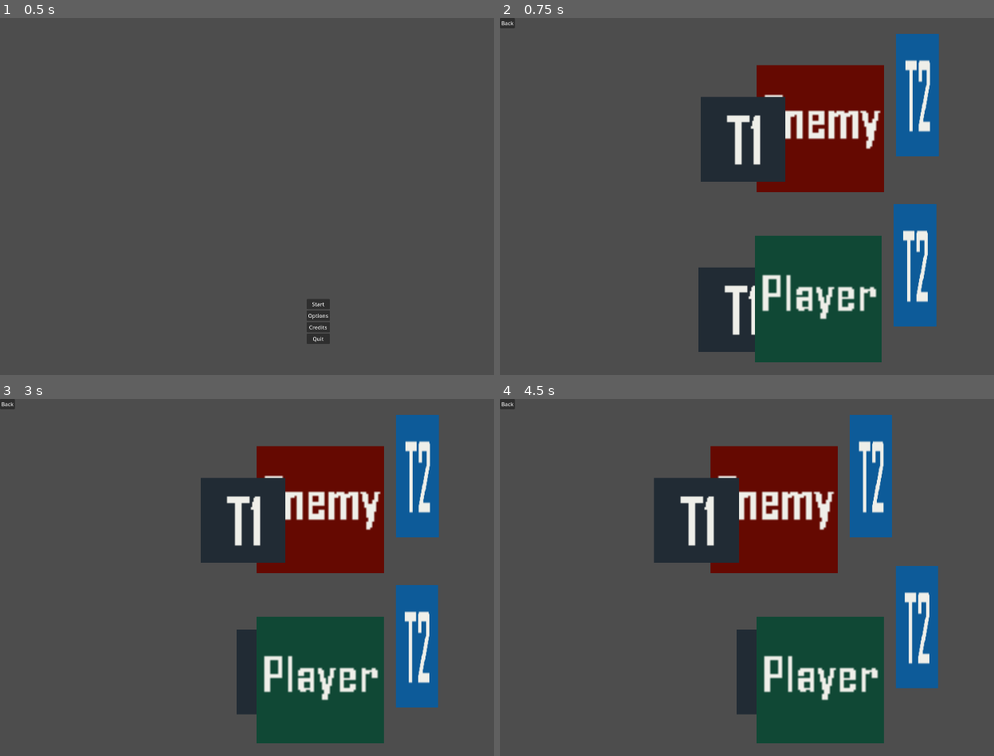
Above: before the commit, frames 1-4 (two rows, left to right).
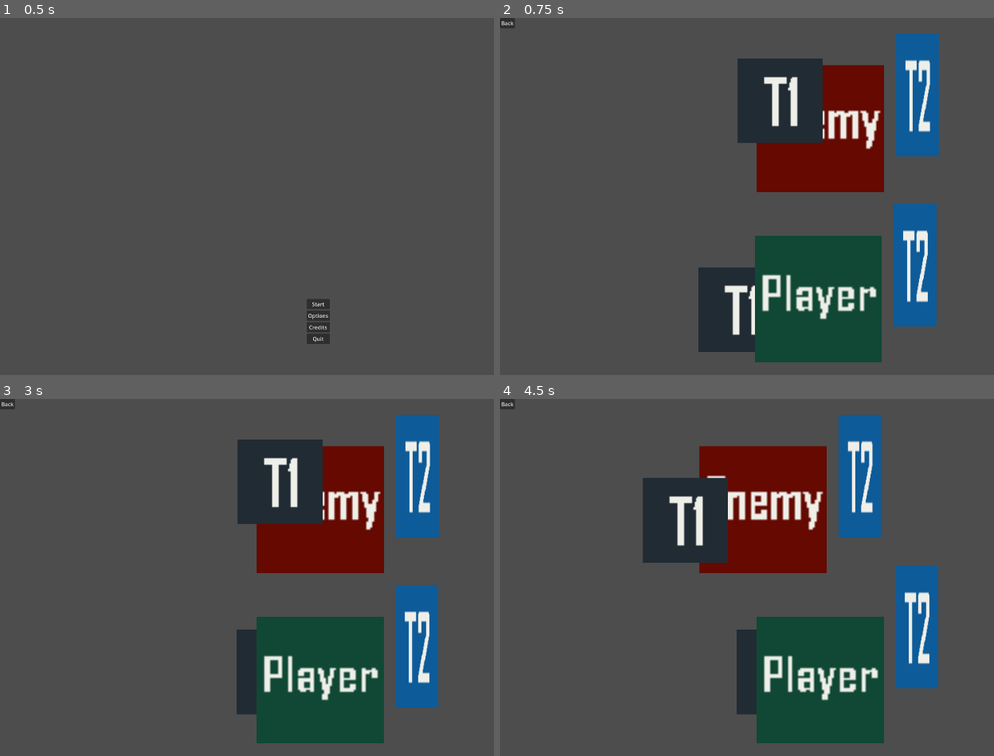
Above: after the commit, the same moments.

Repository: sentientfish/brackygamejam20251
Game: Godot game, scene res://scenes/menu.tscn
The game is run twice, just before and just after one commit, with the same random seed, the same clock (stepped at 60 frames per second) and the same inputs.
Inputs:
- Up to frame 1 (0.5 s): no input
- Up to frame 2 (0.75 s): click "Start" at 0.5 s
- Up to frame 3 (3 s): click "Back" at 1.25 s; click "Start" at 2 s; tap Enter at 2.75 s; hold D (move_right) from 2.78 s (still down); hold J (block) from 2.78 s (still down); tap K (attack) at 2.85 s
- Up to frame 4 (4.5 s): tap Space at 3.5 s; release D (move_right) at 3.53 s; release J (block) at 3.53 s; hold S (target_down) 3.53-4.28 s; tap J (block) at 3.6 s; tap K (attack) at 3.8, 4.35 s; hold D (move_right) from 4.28 s (still down); hold J (block) from 4.28 s (still down)

Frame 1 is identical in both runs. In frame 2, 6.0% of the frame differs, in the area x 40-66%, y 11-46%; in frame 3, 6.0%; in frame 4, 6.2%, in the area x 28-80%, y 4-49%.

Commit message:
fix enemy animations

Diff:
--- a/scenes/enemy.tscn
+++ b/scenes/enemy.tscn
@@ -28,69 +28,6 @@
 
 [sub_resource type="RectangleShape2D" id="RectangleShape2D_5orx6"]
 size = Vector2(192, 192)
-
-[sub_resource type="Animation" id="Animation_dmsfe"]
-resource_name = "shield_block_down"
-step = 0.25
-
-[sub_resource type="Animation" id="Animation_00n1s"]
-resource_name = "shield_block_middle"
-step = 0.25
-
-[sub_resource type="Animation" id="Animation_4cd7i"]
-resource_name = "shield_block_up"
-step = 0.25
-
-[sub_resource type="Animation" id="Animation_javw3"]
-resource_name = "sword_attack_up"
-length = 0.5
-step = 0.25
-tracks/0/type = "value"
-tracks/0/imported = false
-tracks/0/enabled = true
-tracks/0/path = NodePath("Sword/SwordAreaUp:monitoring")
-tracks/0/interp = 1
-tracks/0/loop_wrap = true
-tracks/0/keys = {
-"times": PackedFloat32Array(0, 0.25, 0.5),
-"transitions": PackedFloat32Array(1, 1, 1),
-"update": 1,
-"values": [false, true, false]
-}
-
-[sub_resource type="Animation" id="Animation_e0xkf"]
-resource_name = "sword_attack_middle"
-length = 0.5
-step = 0.25
-tracks/0/type = "value"
-tracks/0/imported = false
-tracks/0/enabled = true
-tracks/0/path = NodePath("Sword/SwordAreaMiddle:monitoring")
-tracks/0/interp = 1
-tracks/0/loop_wrap = true
-tracks/0/keys = {
-"times": PackedFloat32Array(0, 0.25, 0.5),
-"transitions": PackedFloat32Array(1, 1, 1),
-"update": 1,
-"values": [false, true, false]
-}
-
-[sub_resource type="Animation" id="Animation_fb6nt"]
-resource_name = "sword_attack_down"
-length = 0.5
-step = 0.25
-tracks/0/type = "value"
-tracks/0/imported = false
-tracks/0/enabled = true
-tracks/0/path = NodePath("Sword/SwordAreaDown:monitoring")
-tracks/0/interp = 1
-tracks/0/loop_wrap = true
-tracks/0/keys = {
-"times": PackedFloat32Array(0, 0.25, 0.5),
-"transitions": PackedFloat32Array(1, 1, 1),
-"update": 1,
-"values": [false, true, false]
-}
 
 [sub_resource type="Animation" id="Animation_i28d6"]
 length = 0.001
@@ -129,6 +66,168 @@
 "transitions": PackedFloat32Array(1),
 "update": 1,
 "values": [false]
+}
+tracks/3/type = "value"
+tracks/3/imported = false
+tracks/3/enabled = true
+tracks/3/path = NodePath("Shield/ShieldSprite:position")
+tracks/3/interp = 1
+tracks/3/loop_wrap = true
+tracks/3/keys = {
+"times": PackedFloat32Array(0),
+"transitions": PackedFloat32Array(1),
+"update": 0,
+"values": [Vector2(-117, 16)]
+}
+tracks/4/type = "value"
+tracks/4/imported = false
+tracks/4/enabled = true
+tracks/4/path = NodePath("Sword/SwordSprite:position")
+tracks/4/interp = 1
+tracks/4/loop_wrap = true
+tracks/4/keys = {
+"times": PackedFloat32Array(0),
+"transitions": PackedFloat32Array(1),
+"update": 0,
+"values": [Vector2(146, -51)]
+}
+
+[sub_resource type="Animation" id="Animation_dmsfe"]
+resource_name = "shield_block_down"
+length = 0.25
+step = 0.25
+tracks/0/type = "value"
+tracks/0/imported = false
+tracks/0/enabled = true
+tracks/0/path = NodePath("Shield/ShieldSprite:position")
+tracks/0/interp = 1
+tracks/0/loop_wrap = true
+tracks/0/keys = {
+"times": PackedFloat32Array(0, 0.25),
+"transitions": PackedFloat32Array(1, 1),
+"update": 1,
+"values": [Vector2(-117, 16), Vector2(-43, 89)]
+}
+
+[sub_resource type="Animation" id="Animation_00n1s"]
+resource_name = "shield_block_middle"
+length = 0.25
+step = 0.25
+tracks/0/type = "value"
+tracks/0/imported = false
+tracks/0/enabled = true
+tracks/0/path = NodePath("Shield/ShieldSprite:position")
+tracks/0/interp = 1
+tracks/0/loop_wrap = true
+tracks/0/keys = {
+"times": PackedFloat32Array(0, 0.25),
+"transitions": PackedFloat32Array(1, 1),
+"update": 1,
+"values": [Vector2(-117, 16), Vector2(-50, 17)]
+}
+
+[sub_resource type="Animation" id="Animation_4cd7i"]
+resource_name = "shield_block_up"
+length = 0.25
+step = 0.25
+tracks/0/type = "value"
+tracks/0/imported = false
+tracks/0/enabled = true
+tracks/0/path = NodePath("Shield/ShieldSprite:position")
+tracks/0/interp = 1
+tracks/0/loop_wrap = true
+tracks/0/keys = {
+"times": PackedFloat32Array(0, 0.25),
+"transitions": PackedFloat32Array(1, 1),
+"update": 1,
+"values": [Vector2(-117, 16), Vector2(-61, -42)]
+}
+
+[sub_resource type="Animation" id="Animation_fb6nt"]
+resource_name = "sword_attack_down"
+length = 0.5
+step = 0.25
+tracks/0/type = "value"
+tracks/0/imported = false
+tracks/0/enabled = true
+tracks/0/path = NodePath("Sword/SwordAreaDown:monitoring")
+tracks/0/interp = 1
+tracks/0/loop_wrap = true
+tracks/0/keys = {
+"times": PackedFloat32Array(0, 0.25, 0.5),
+"transitions": PackedFloat32Array(1, 1, 1),
+"update": 1,
+"values": [false, true, false]
+}
+tracks/1/type = "value"
+tracks/1/imported = false
+tracks/1/enabled = true
+tracks/1/path = NodePath("Sword/SwordSprite:position")
+tracks/1/interp = 1
+tracks/1/loop_wrap = true
+tracks/1/keys = {
+"times": PackedFloat32Array(0, 0.25, 0.5),
+"transitions": PackedFloat32Array(1, 1, 1),
+"update": 1,
+"values": [Vector2(146, -51), Vector2(147, -6), Vector2(146, -51)]
+}
+
+[sub_resource type="Animation" id="Animation_e0xkf"]
+resource_name = "sword_attack_middle"
+length = 0.5
+step = 0.25
+tracks/0/type = "value"
+tracks/0/imported = false
+tracks/0/enabled = true
+tracks/0/path = NodePath("Sword/SwordAreaMiddle:monitoring")
+tracks/0/interp = 1
+tracks/0/loop_wrap = true
+tracks/0/keys = {
+"times": PackedFloat32Array(0, 0.25, 0.5),
+"transitions": PackedFloat32Array(1, 1, 1),
+"update": 1,
+"values": [false, true, false]
+}
+tracks/1/type = "value"
+tracks/1/imported = false
+tracks/1/enabled = true
+tracks/1/path = NodePath("Sword/SwordSprite:position")
+tracks/1/interp = 1
+tracks/1/loop_wrap = true
+tracks/1/keys = {
+"times": PackedFloat32Array(0, 0.25, 0.5),
+"transitions": PackedFloat32Array(1, 1, 1),
+"update": 1,
+"values": [Vector2(146, -51), Vector2(147, -6), Vector2(146, -51)]
+}
+
+[sub_resource type="Animation" id="Animation_javw3"]
+resource_name = "sword_attack_up"
+length = 0.5
+step = 0.25
+tracks/0/type = "value"
+tracks/0/imported = false
+tracks/0/enabled = true
+tracks/0/path = NodePath("Sword/SwordAreaUp:monitoring")
+tracks/0/interp = 1
+tracks/0/loop_wrap = true
+tracks/0/keys = {
+"times": PackedFloat32Array(0, 0.25, 0.5),
+"transitions": PackedFloat32Array(1, 1, 1),
+"update": 1,
+"values": [false, true, false]
+}
+tracks/1/type = "value"
+tracks/1/imported = false
+tracks/1/enabled = true
+tracks/1/path = NodePath("Sword/SwordSprite:position")
+tracks/1/interp = 1
+tracks/1/loop_wrap = true
+tracks/1/keys = {
+"times": PackedFloat32Array(0, 0.25, 0.5),
+"transitions": PackedFloat32Array(1, 1, 1),
+"update": 1,
+"values": [Vector2(146, -51), Vector2(147, -6), Vector2(146, -51)]
 }
 
 [sub_resource type="AnimationLibrary" id="AnimationLibrary_nr4rx"]
@@ -157,18 +256,21 @@
 texture = ExtResource("1_w0bkb")
 
 [node name="ShieldAreaUp" type="Area2D" parent="Shield"]
+visible = false
 
 [node name="ShieldCollisionUp" type="CollisionShape2D" parent="Shield/ShieldAreaUp"]
 position = Vector2(0, -100)
 shape = SubResource("RectangleShape2D_uyehj")
 
 [node name="ShieldAreaMiddle" type="Area2D" parent="Shield"]
+visible = false
 
 [node name="ShieldCollisionMiddle" type="CollisionShape2D" parent="Shield/ShieldAreaMiddle"]
 position = Vector2(0, -15)
 shape = SubResource("RectangleShape2D_gc8bk")
 
 [node name="ShieldAreaDown" type="Area2D" parent="Shield"]
+visible = false
 
 [node name="ShieldCollisionDown" type="CollisionShape2D" parent="Shield/ShieldAreaDown"]
 position = Vector2(0, 72)
@@ -182,6 +284,7 @@
 texture = ExtResource("2_pxj2k")
 
 [node name="SwordAreaUp" type="Area2D" parent="Sword"]
+visible = false
 monitoring = false
 
 [node name="SwordCollisionUp" type="CollisionShape2D" parent="Sword/SwordAreaUp"]
@@ -189,6 +292,7 @@
 shape = SubResource("RectangleShape2D_pnjpe")
 
 [node name="SwordAreaMiddle" type="Area2D" parent="Sword"]
+visible = false
 monitoring = false
 
 [node name="SwordCollisionMiddle" type="CollisionShape2D" parent="Sword/SwordAreaMiddle"]
@@ -196,6 +300,7 @@
 shape = SubResource("RectangleShape2D_yebrp")
 
 [node name="SwordAreaDown" type="Area2D" parent="Sword"]
+visible = false
 monitoring = false
 
 [node name="SwordCollisionDown" type="CollisionShape2D" parent="Sword/SwordAreaDown"]
@@ -203,9 +308,11 @@
 shape = SubResource("RectangleShape2D_ag5ug")
 
 [node name="EnemyCollision" type="CollisionShape2D" parent="."]
+visible = false
 shape = SubResource("RectangleShape2D_bu8gv")
 
 [node name="EnemyArea" type="Area2D" parent="."]
+visible = false
 
 [node name="EnemyAreaShape" type="CollisionShape2D" parent="EnemyArea"]
 shape = SubResource("RectangleShape2D_5orx6")
--- a/scripts/enemy.gd
+++ b/scripts/enemy.gd
@@ -21,6 +21,7 @@
 var panic_timer: Timer = null
 var cornered_block_timer: Timer = null
 var block_duration_timer: Timer = null
+var last_block_direction: Enums.ActionDirection = Enums.ActionDirection.NONE
 
 @onready var animation_player : AnimationPlayer = $AnimationPlayer
 
@@ -83,6 +84,7 @@
 	# only get triggered once, but if you print it will show 3x so it might
 	# get confusing to debug
 	if (not is_blocking):
+		last_block_direction = action_direction
 		match action_direction:
 			Enums.ActionDirection.UP:
 				animation_player.play("shield_block_up", -1, 2.0)
@@ -95,12 +97,22 @@
 		_update_block_array(action_direction)
 		block_duration_timer.start()
 
-func unblock():
+func unblock(action_direction: Enums.ActionDirection):
 	print("Enemy unblocking!")
 	_update_block_array(Enums.ActionDirection.NONE)
 	can_block = false
 	is_blocking = false
 	cornered_block_timer.start()
+	last_block_direction = Enums.ActionDirection.NONE
+
+	match action_direction:
+	# these play() functions are basically play_backwards(), but 4x as fast
+		Enums.ActionDirection.UP:
+			animation_player.play("shield_block_up", -1, -4.0, true)
+		Enums.ActionDirection.MIDDLE:
+			animation_player.play("shield_block_middle", -1, -4.0, true)
+		Enums.ActionDirection.DOWN:
+			animation_player.play("shield_block_down", -1, -4.0, true)
 
 func attacked(damage: int, action_direction: Enums.ActionDirection):
 	panicking = true
@@ -159,7 +171,7 @@
 func _on_block_duration_timer_timeout() -> void:
 	block_duration_timer.stop()
 	can_block = false
-	unblock()
+	unblock(last_block_direction)
 
 func _on_sword_area_up_body_entered(body: Node2D) -> void:
 	if ("player" in body.name.to_lower()):
